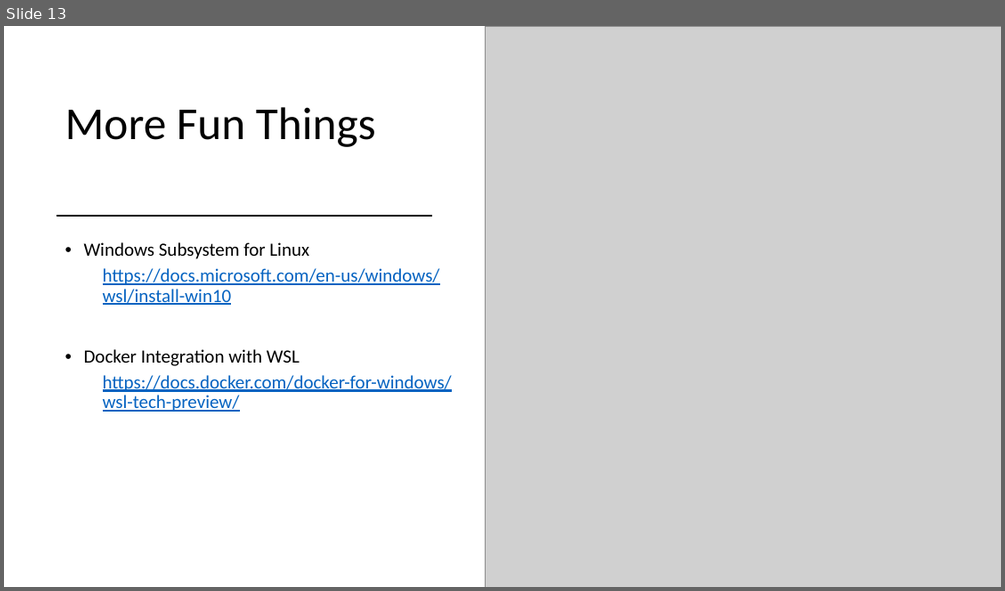
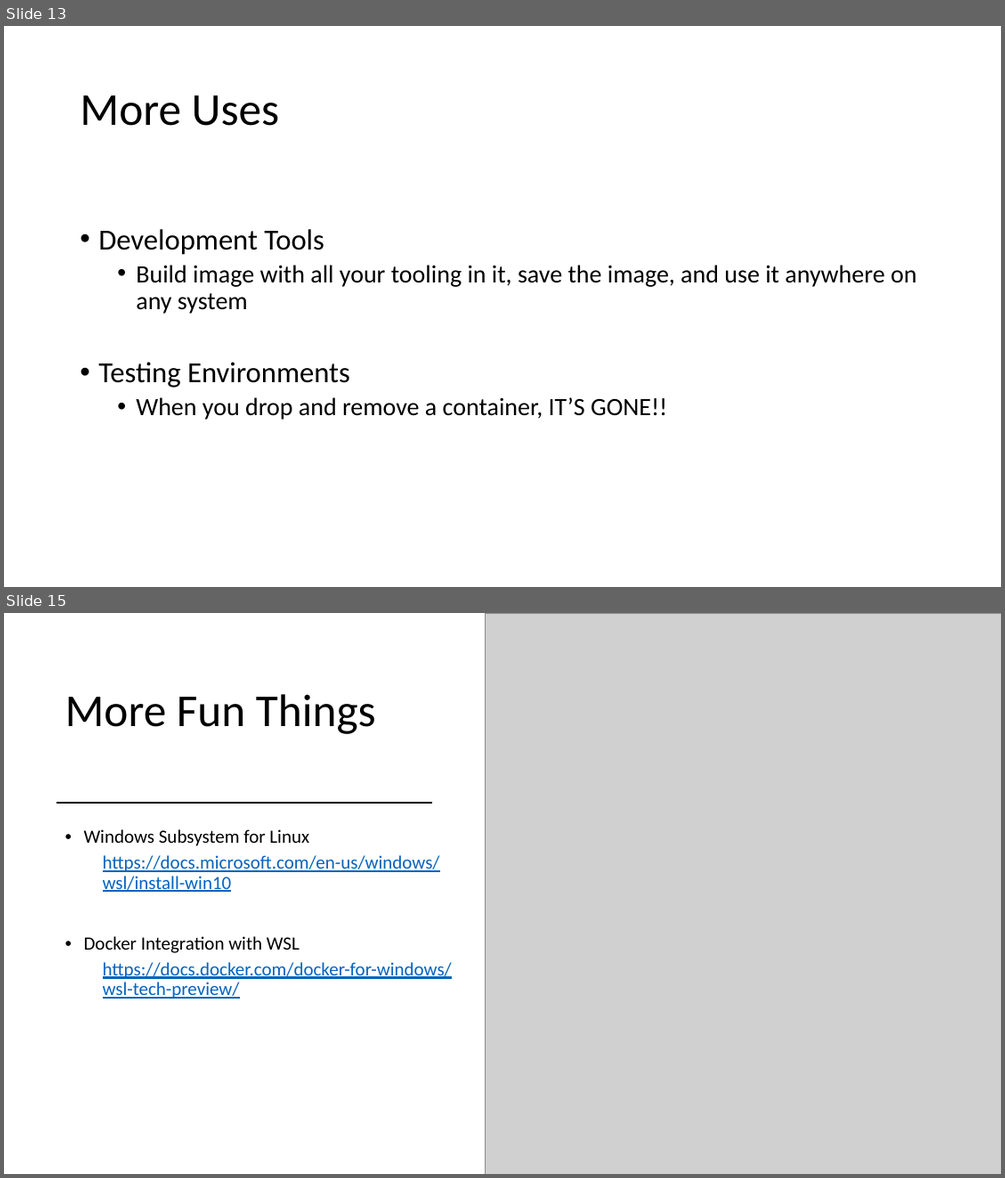
Before and after one commit to chlsmith/sql-on-docker, a slide deck: sql-on-docker.pptx. Shown one above the other, each under a label of ours: slide 13 before the commit, slides 13 and 15 after it; the slides between them are not shown. The pictures are 1005x591 and 1005x1178 pixels, drawn with LibreOffice and Linux fonts; fonts in the diff are those of the drawing; grey boxes stand for pictures. Boxes give left, top, right and bottom in pixels: in the first picture for what was removed or moved away, otherwise in the second. Text is boxed around its words. In the diff, an @@ line names an element or a change of style, - is before the commit and + after.

```diff
--- a/sql-on-docker.pptx
+++ b/sql-on-docker.pptx
@@ slide 13 added at bbox=[4, 26, 1001, 587], background #FFFFFF @@
@@ title added at bbox=[80, 95, 280, 126], 44 pt, text #000000 @@
+More Uses
@@ text added at bbox=[98, 229, 916, 419], 24 pt, text #000000 @@
+• Development Tools
+  • Build image with all your tooling in it, save the image, and use it anywhere on any system
+• Testing Environments
+  • When you drop and remove a container, IT’S GONE!!
@@ what was slide 13 is now slide 15 @@
```
Also in this commit, not shown: 3 slides changed, 1 other slide added.
